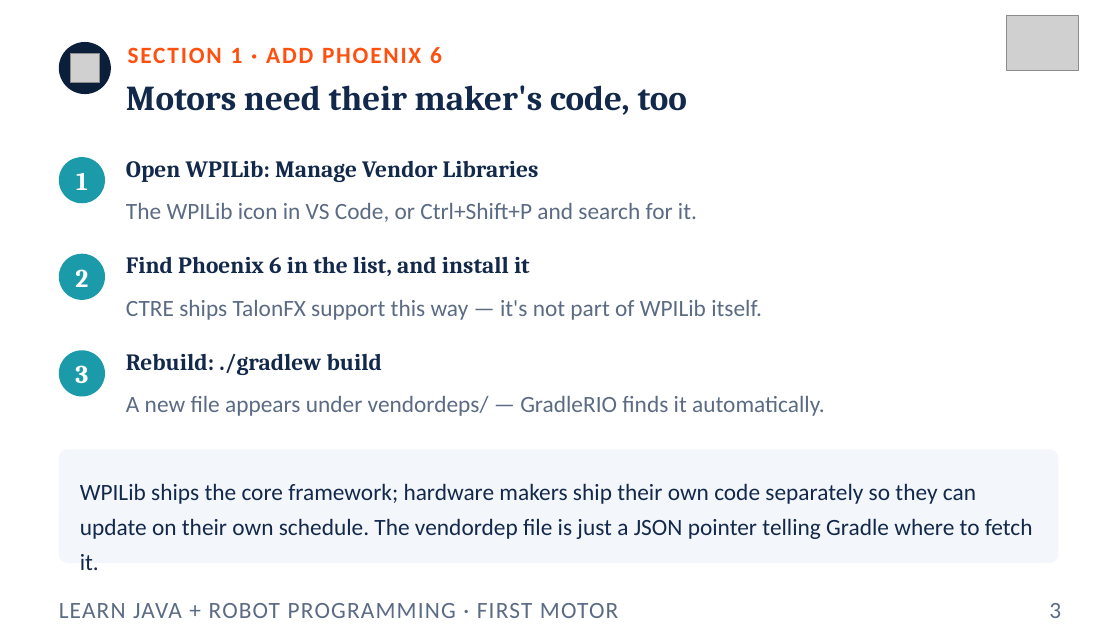
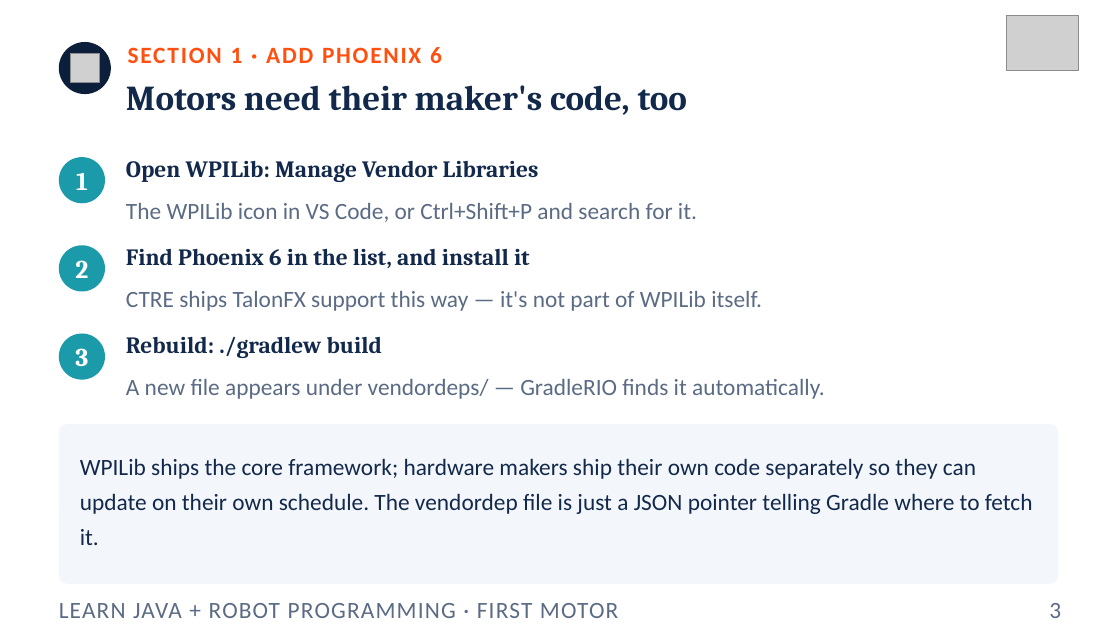
Before and after one commit to FRC5010/BasicRobotLessons, a slide deck: slide 3 of docs/presentations/v3/01-first-motor.pptx. Drawn at 1120x630 pixels with LibreOffice and Linux fonts; fonts in the diff are those of the drawing; grey boxes stand for pictures. Boxes give left, top, right and bottom in pixels: in the first picture for what was removed or moved away, otherwise in the second. Text is boxed around its words. In the diff, an @@ line names an element or a change of style, - is before the commit and + after.

```diff
--- a/docs/presentations/v3/01-first-motor.pptx
+++ b/docs/presentations/v3/01-first-motor.pptx
@@ 3 texts, 1 ellipse: place and size @@
-3 texts, 1 ellipse at (59, 254, 762, 320)
+3 texts, 1 ellipse at (59, 245, 762, 311)
@@ 3 texts, 1 ellipse: place and size @@
-3 texts, 1 ellipse at (59, 350, 825, 416)
+3 texts, 1 ellipse at (59, 334, 825, 399)
@@ rounded rectangle: place and size @@
-rounded rectangle at (59, 450, 1059, 563)
+rounded rectangle at (59, 424, 1059, 584)
@@ rounded rectangle at (59, 424, 1059, 584): proportions changed @@
@@ text "WPILib ships the core framework; ..." rewrapped from (80, 483, 1033, 539) to (80, 458, 1033, 545) @@
```
Also in this commit, not shown: 7 other slides changed, 11 other files.
